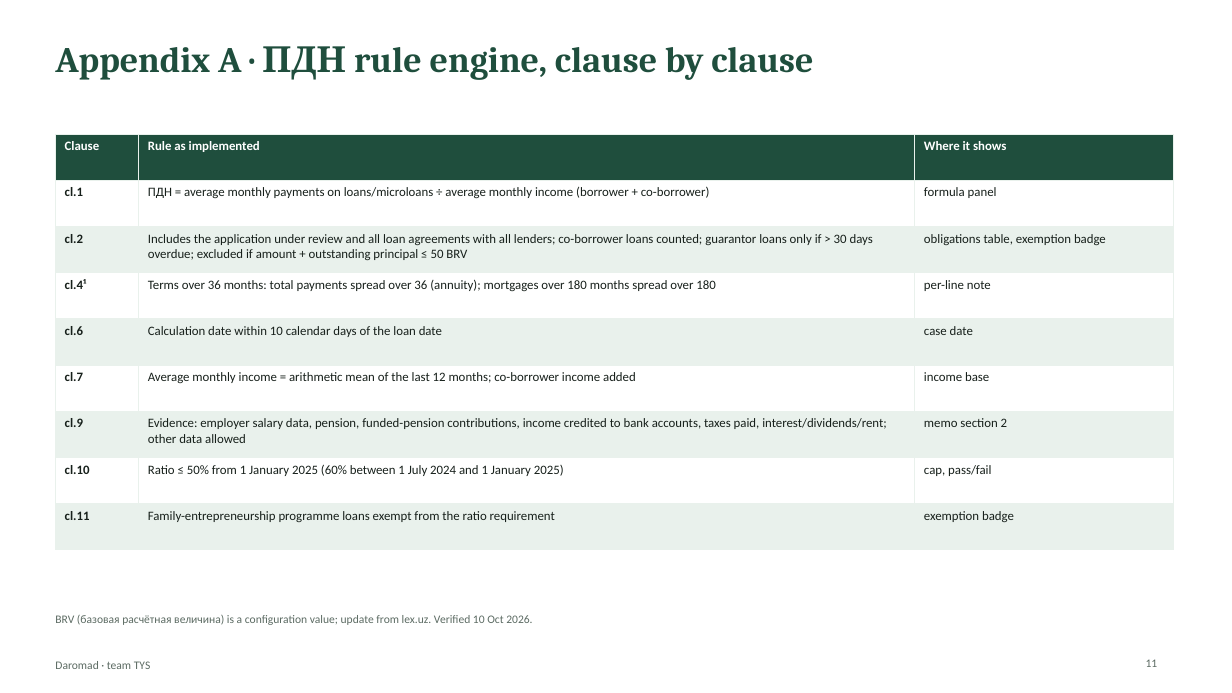
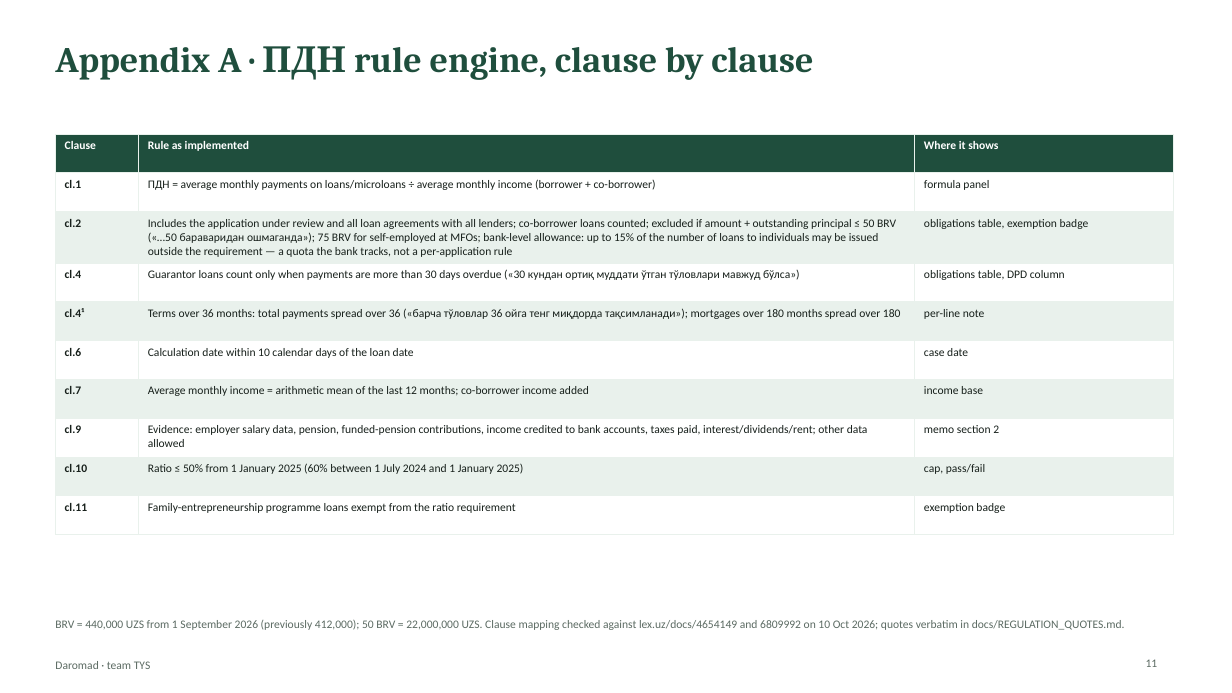
Before and after one commit to hmunisbekk-droid/TYS-fintech, a slide deck: slide 11 of deck/Daromad_TYS_deck.pptx. Drawn at 1232x693 pixels with LibreOffice and Linux fonts; fonts in the diff are those of the drawing. Boxes give left, top, right and bottom in pixels: in the first picture for what was removed or moved away, otherwise in the second. Text is boxed around its words. In the diff, an @@ line names an element or a change of style, - is before the commit and + after.

```diff
--- a/deck/Daromad_TYS_deck.pptx
+++ b/deck/Daromad_TYS_deck.pptx
@@ table at [55,134,1174,517] @@
-row 3: cl.2 | Includes the application under review and all loan agreements with all lenders; co-borrower loans counted; guarantor loans only if > 30 days overdue; excluded if amount + outstanding principal ≤ 50 BRV | obligations table, exemption badge
-row 4: cl.4¹ | Terms over 36 months: total payments spread over 36 (annuity); mortgages over 180 months spread over 180 | per-line note
+row 3: cl.2 | Includes the application under review and all loan agreements with all lenders; co-borrower loans counted; excluded if amount + outstanding principal ≤ 50 BRV («…50 бараваридан ошмаганда»); 75 BRV for self-employed at MFOs; bank-level allowance: up to 15% of the number of loans to individuals may be issued outside the requirement — a quota the bank tracks, not a per-application rule | obligations table, exemption badge
+row 4: cl.4 | Guarantor loans count only when payments are more than 30 days overdue («30 кундан ортиқ муддати ўтган тўловлари мавжуд бўлса») | obligations table, DPD column
+row 5: cl.4¹ | Terms over 36 months: total payments spread over 36 («барча тўловлар 36 ойга тенг миқдорда тақсимланади»); mortgages over 180 months spread over 180 | per-line note
@@ text at [55,620,1125,630]: text changed @@
-BRV (базовая расчётная величина) is a configuration value; update from lex.uz. Verified 10 Oct 2026.
+BRV = 440,000 UZS from 1 September 2026 (previously 412,000); 50 BRV = 22,000,000 UZS. Clause mapping checked against lex.uz/docs/4654149 and 6809992 on 10 Oct 2026; quotes verbatim in docs/REGULATION_QUOTES.md.
```
Also in this commit, not shown: 4 other slides changed, 20 other files.
